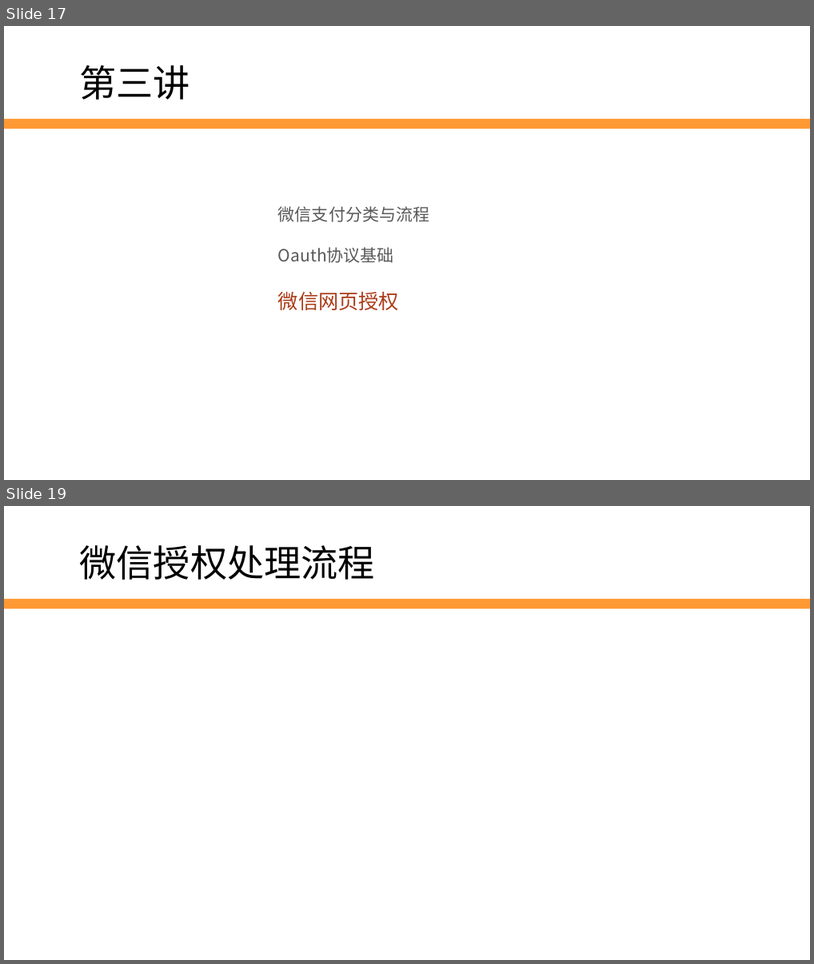
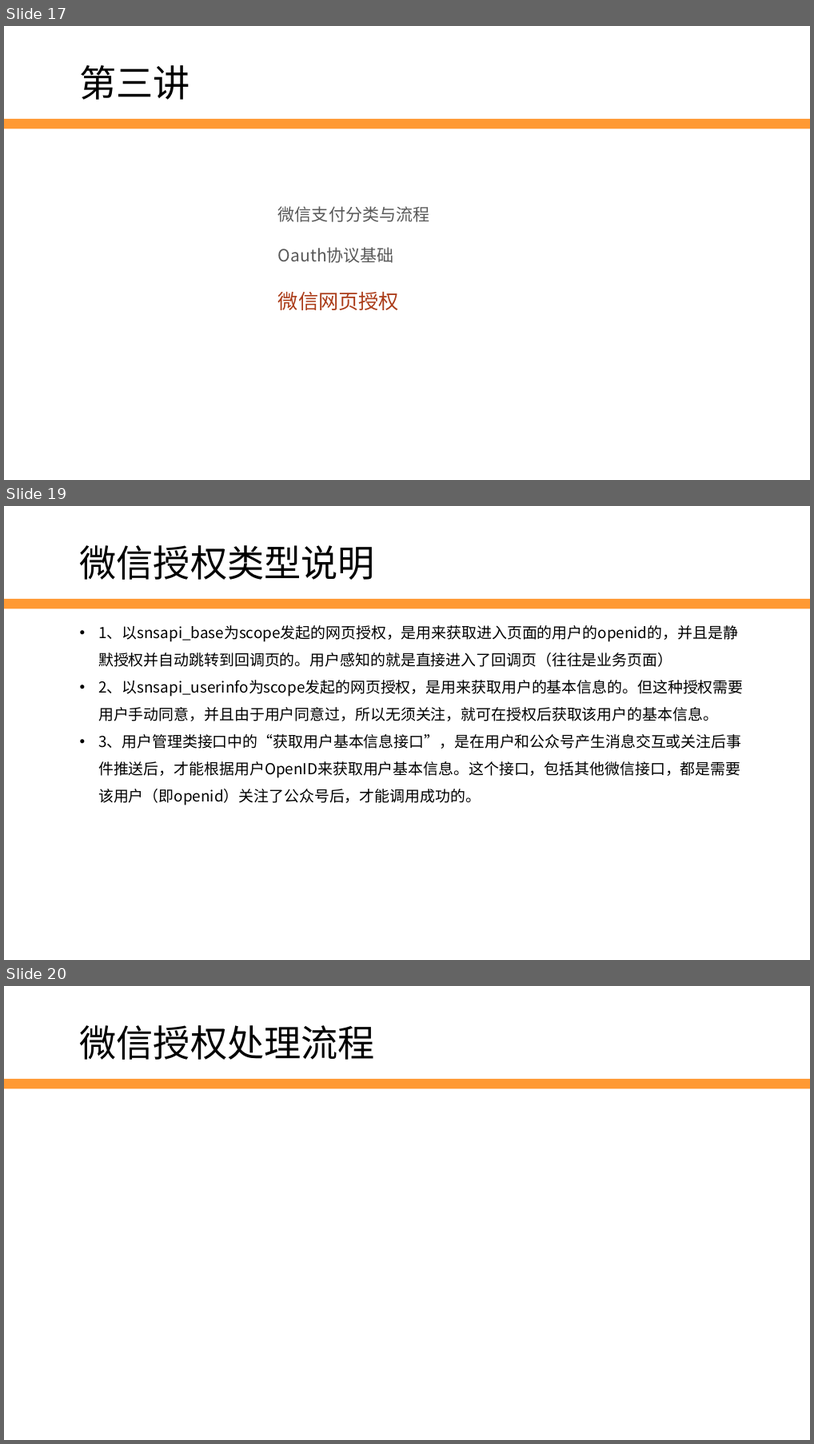
Before and after one commit to edu2act/2017-2018_1st_Wechat_Web_Programming, a slide deck: 课程ppt/第11讲 微信支付与Oauth授权.pptx. Shown one above the other, each under a label of ours: slides 17 and 19 before the commit, slides 17, 19 and 20 after it; the slides between them are not shown. The pictures are 814x964 and 814x1444 pixels, drawn with LibreOffice and Linux fonts; fonts in the diff are those of the drawing; background and template pictures are left out. Boxes give left, top, right and bottom in pixels: in the first picture for what was removed or moved away, otherwise in the second. Text is boxed around its words. In the diff, an @@ line names an element or a change of style, - is before the commit and + after.

```diff
--- a/课程ppt/第11讲 微信支付与Oauth授权.pptx
+++ b/课程ppt/第11讲 微信支付与Oauth授权.pptx
@@ slide 19 added at bbox=[4, 506, 810, 960], background #FFFFFF; not listed: 1 template element that a slide beside it also shows @@
@@ text added at bbox=[80, 545, 376, 580], 44 pt, text #000000 @@
+微信授权类型说明
@@ text added at bbox=[98, 625, 744, 805], 18 pt, text #000000 @@
+• 1、以snsapi_base为scope发起的网页授权，是用来获取进入页面的用户的openid的，并且是静默授权并自动跳转到回调页的。用户感知的就是直接进入了回调页（往往是业务页面）
+• 2、以snsapi_userinfo为scope发起的网页授权，是用来获取用户的基本信息的。但这种授权需要用户手动同意，并且由于用户同意过，所以无须关注，就可在授权后获取该用户的基本信息。
+• 3、用户管理类接口中的“获取用户基本信息接口”，是在用户和公众号产生消息交互或关注后事件推送后，才能根据用户OpenID来获取用户基本信息。这个接口，包括其他微信接口，都是需要该用户（即openid）关注了公众号后，才能调用成功的。
@@ what was slide 19 is now slide 20 @@
```
Also in this commit, not shown: 4 slides changed, 3 other slides added, 2 slides removed, 1 other file.
